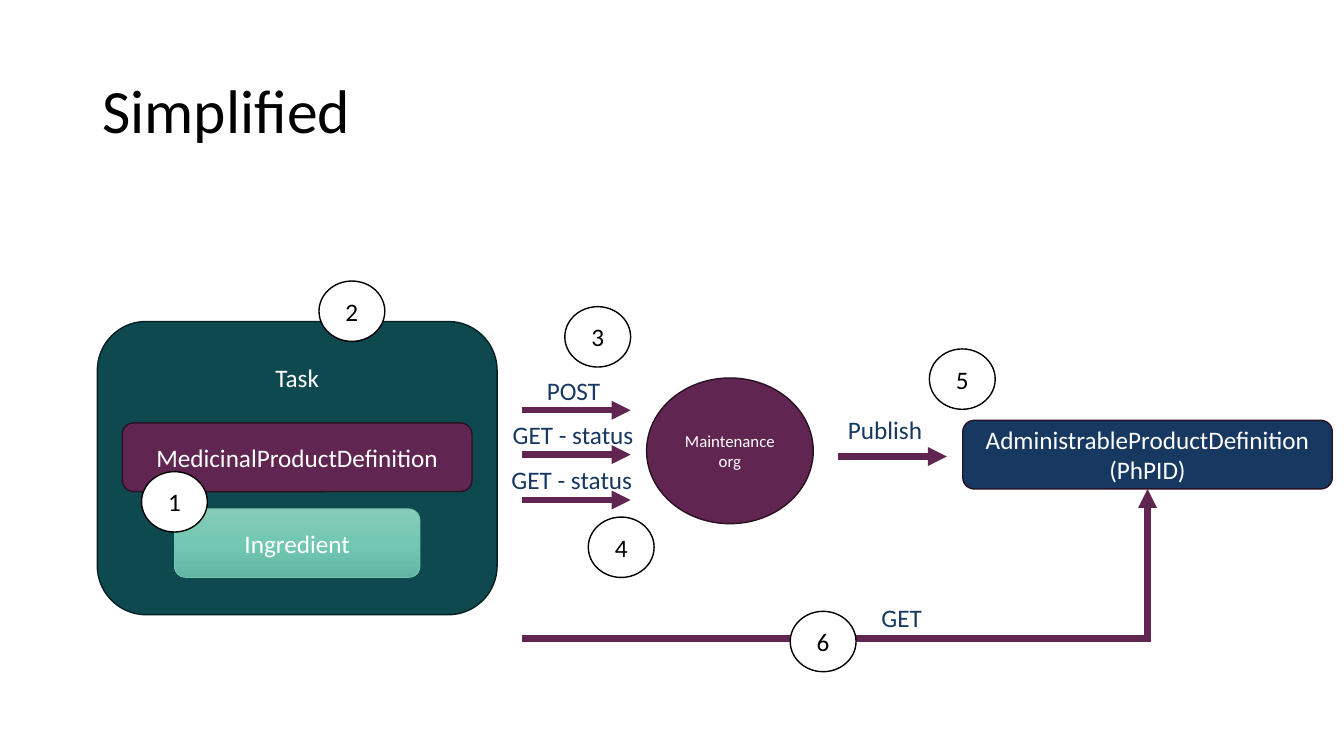
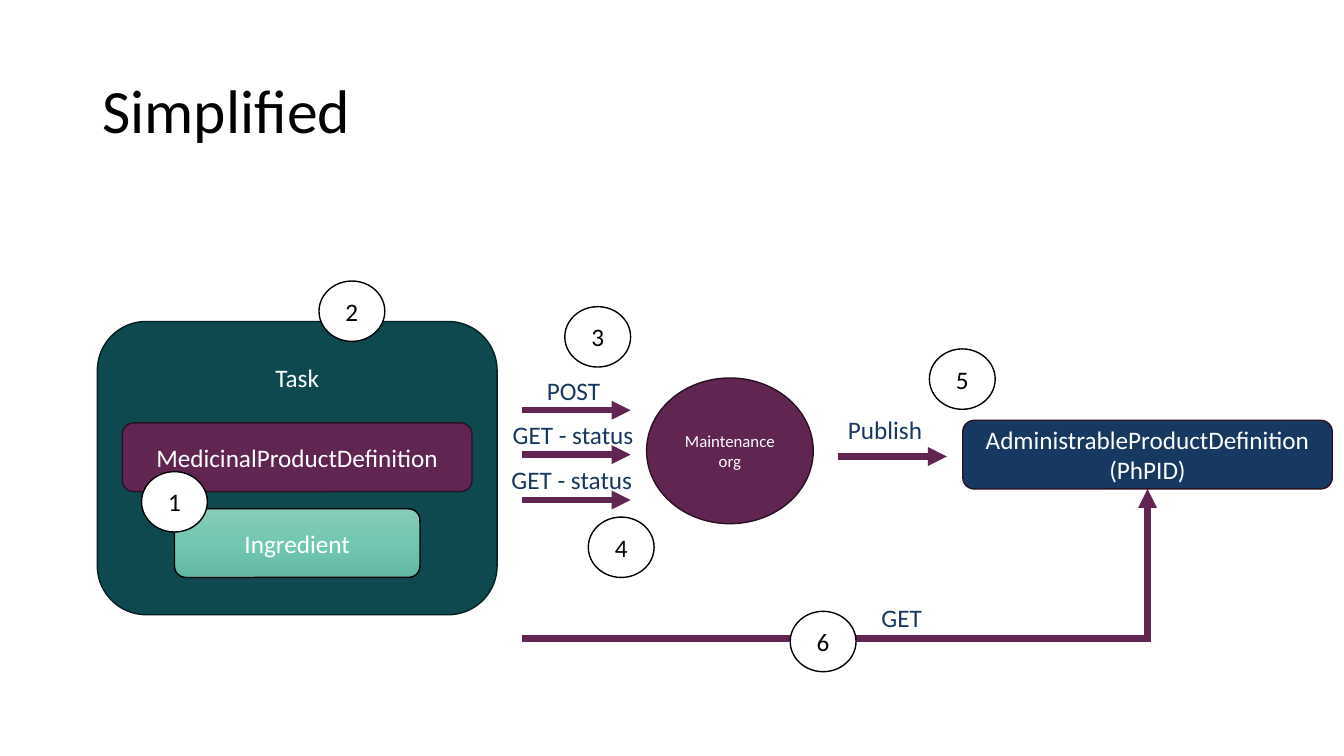
Before and after one commit to gcangioli/who-umc-poc, a slide deck: slide 3 of ImplementationGuideImages.pptx. Drawn at 1344x756 pixels with LibreOffice and Linux fonts; fonts in the diff are those of the drawing. Boxes give left, top, right and bottom in pixels: in the first picture for what was removed or moved away, otherwise in the second. Text is boxed around its words. In the diff, an @@ line names an element or a change of style, - is before the commit and + after.

```diff
--- a/ImplementationGuideImages.pptx
+++ b/ImplementationGuideImages.pptx
@@ rounded rectangle "Ingredient" at bbox=[174, 509, 420, 578]: outline #77C5B1 0.5 pt to #000000 1 pt @@
```
Also in this commit, not shown: 2 other slides changed.
